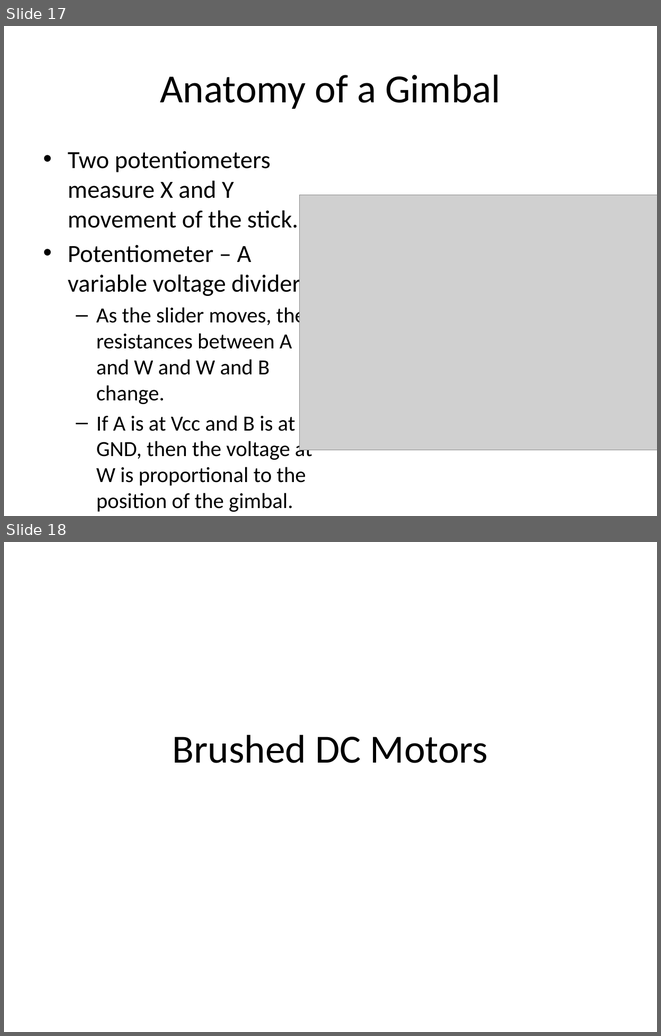
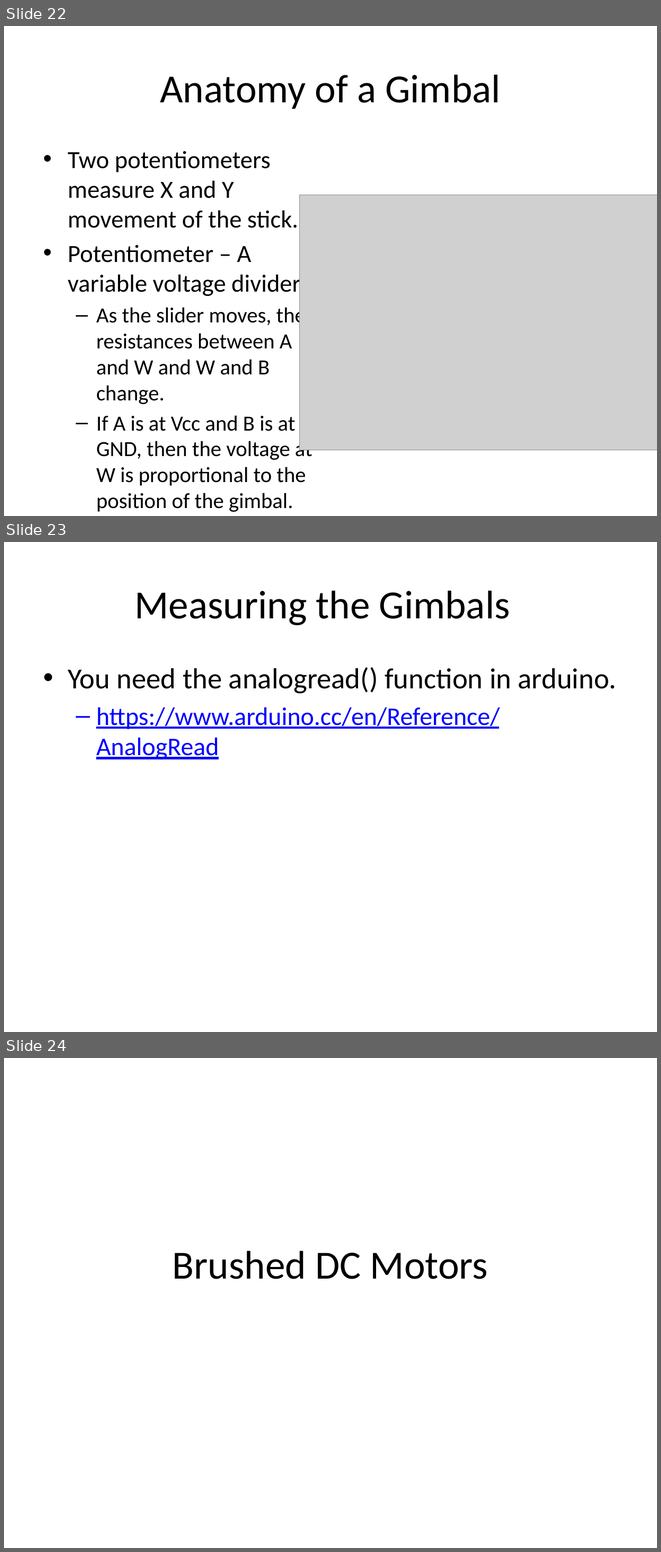
Before and after one commit to NVSL/QuadClass-Resources, a slide deck: Lecture Slides/03-Components.pptx. Shown one above the other, each under a label of ours: slides 17 and 18 before the commit, slides 22, 23 and 24 after it. The pictures are 661x1036 and 661x1552 pixels, drawn with LibreOffice and Linux fonts; fonts in the diff are those of the drawing; grey boxes stand for pictures. Boxes give left, top, right and bottom in pixels: in the first picture for what was removed or moved away, otherwise in the second. Text is boxed around its words. In the diff, an @@ line names an element or a change of style, - is before the commit and + after.

```diff
--- a/Lecture Slides/03-Components.pptx
+++ b/Lecture Slides/03-Components.pptx
@@ slide 23 added at bbox=[4, 542, 657, 1032], background #FFFFFF @@
@@ title added at bbox=[134, 590, 510, 625], 44 pt, text #000000 @@
+Measuring the Gimbals
@@ text added at bbox=[68, 667, 617, 760], 28 pt, text #0000FF, underline @@
+• You need the analogread() function in arduino.
+  – https://www.arduino.cc/en/Reference/AnalogRead
@@ what was slide 17 is now slide 22 @@
@@ what was slide 18 is now slide 24 @@
```
Also in this commit, not shown: 3 slides changed, 5 other slides added, 1 slide removed, 4 other files.
